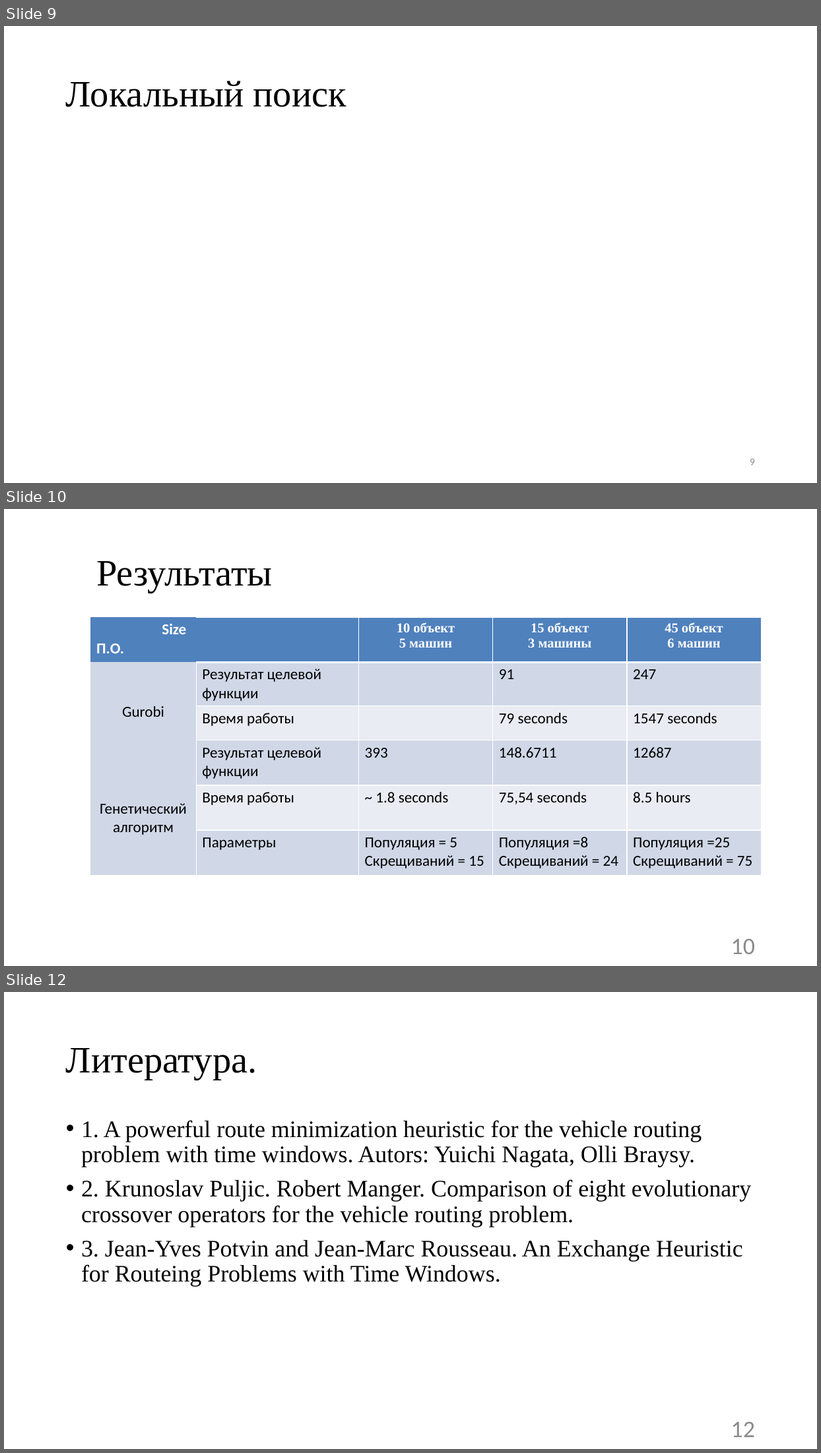
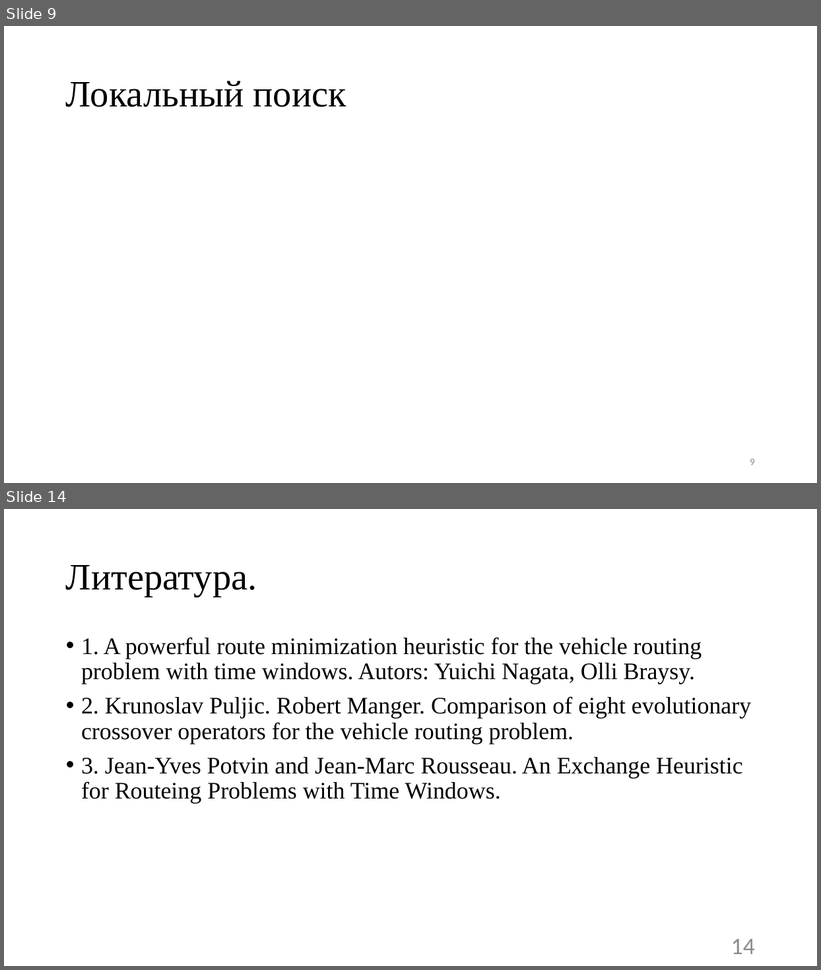
Before and after one commit to nikitka406/diplom, a slide deck: cpeck/diplom.pptx. Shown one above the other, each under a label of ours: slides 9, 10 and 12 before the commit, slides 9 and 14 after it; the slides between them are not shown. The pictures are 821x1453 and 821x970 pixels, drawn with LibreOffice and Linux fonts; fonts in the diff are those of the drawing; grey boxes stand for pictures. Boxes give left, top, right and bottom in pixels: in the first picture for what was removed or moved away, otherwise in the second. Text is boxed around its words. In the diff, an @@ line names an element or a change of style, - is before the commit and + after.

```diff
--- a/cpeck/diplom.pptx
+++ b/cpeck/diplom.pptx
@@ slide 10 removed at (4, 509, 817, 966), background #FFFFFF @@
@@ title removed at (96, 561, 273, 593) @@
-Результаты
@@ table removed at (90, 618, 762, 875), 6 rows, 5 columns @@
-Size / П.О. |  | 10 объект / 5 машин | 15 объект / 3 машины | 45 объект / 6 машин
-Gurobi | Результат целевой функции |  | 91 | 247
- | Время работы |  | 79 seconds | 1547 seconds
-Генетический алгоритм | Результат целевой функции | 393 | 148.6711 | 12687
- | Время работы | ~ 1.8 seconds | 75,54 seconds | 8.5 hours
- | Параметры | Популяция = 5 / Скрещиваний = 15 | Популяция =8 / Скрещиваний = 24 | Популяция =25 / Скрещиваний = 75
@@ page number removed at (731, 939, 755, 955) @@
-10
@@ what was slide 12 is now slide 14 @@
@@ page number at (731, 939, 755, 955): text changed @@
-12
+14
```
Also in this commit, not shown: 2 slides changed, 3 slides added, 6 other files.
